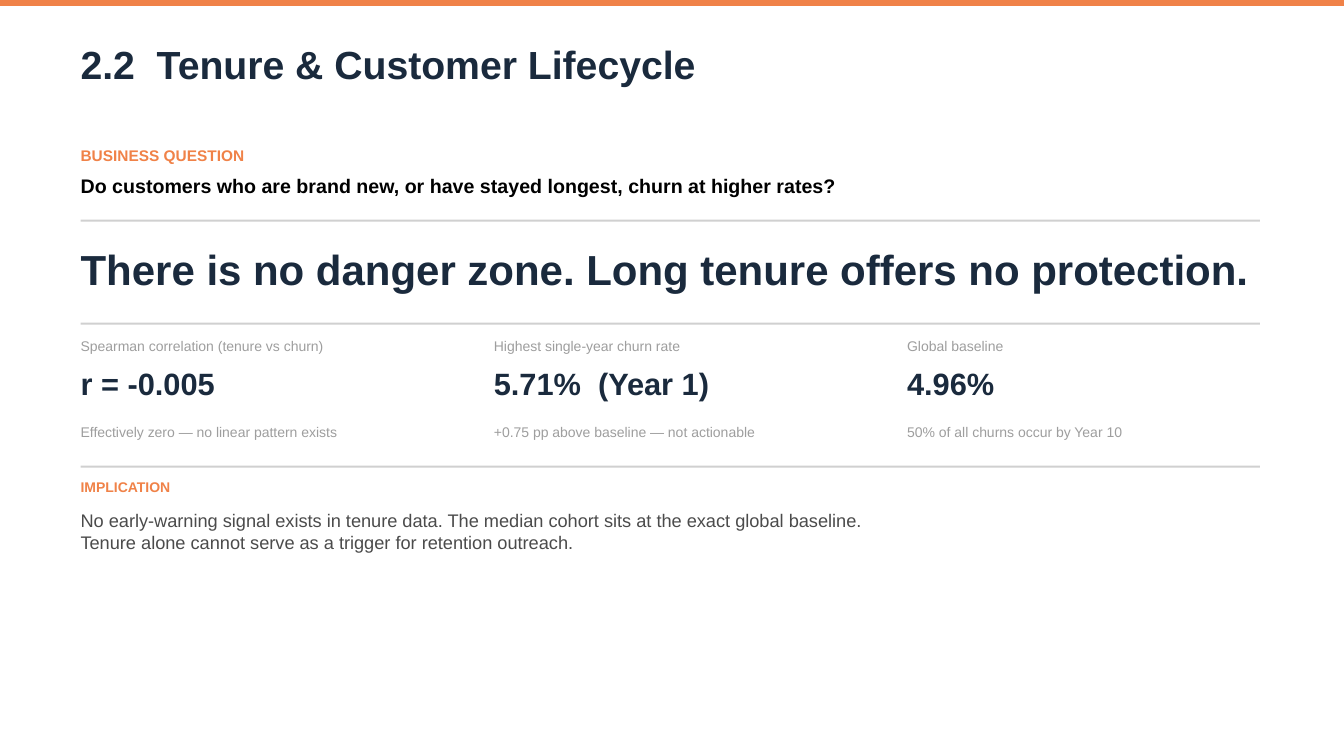
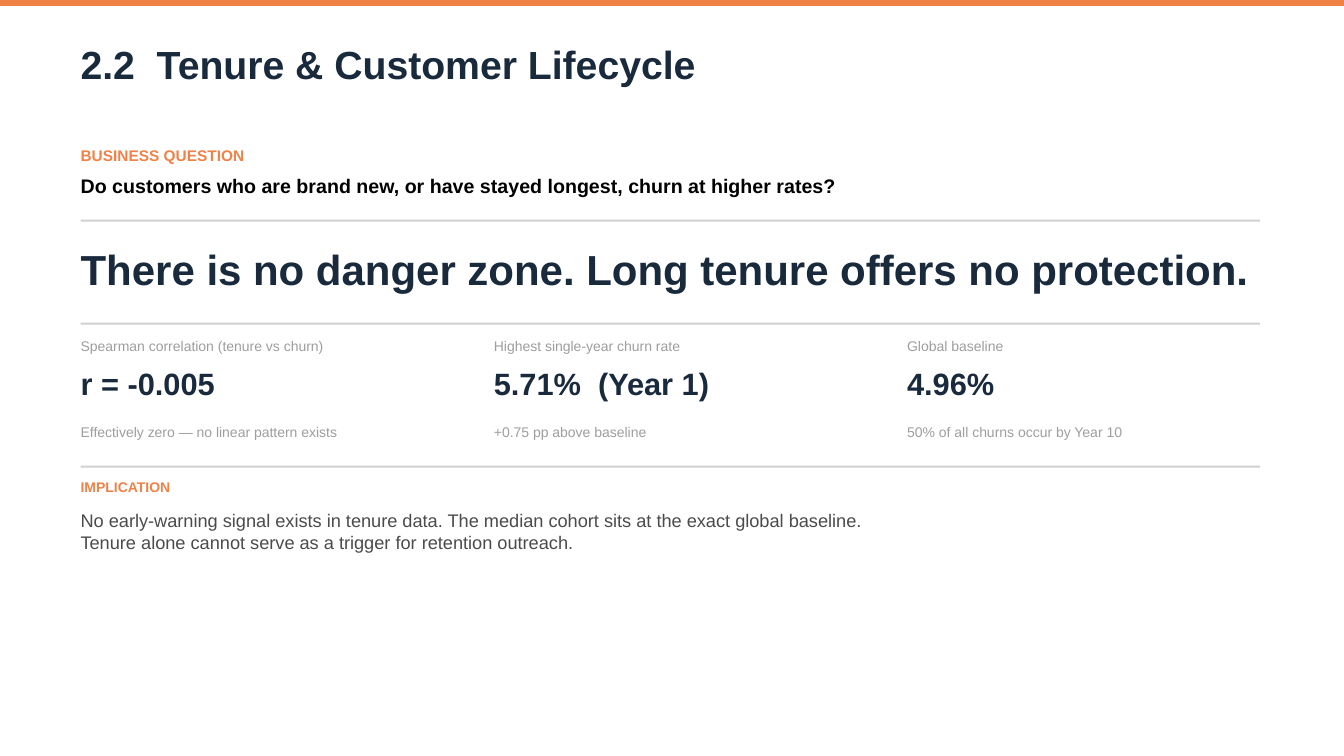
Before and after one commit to mind-wanderer00/ubp-attrition-api, a slide deck: slide 16 of presentation docs/Copino_UBP_Presentation_Final.pptx. Drawn at 1344x756 pixels with LibreOffice and Linux fonts; fonts in the diff are those of the drawing. Boxes give left, top, right and bottom in pixels: in the first picture for what was removed or moved away, otherwise in the second. Text is boxed around its words. In the diff, an @@ line names an element or a change of style, - is before the commit and + after.

```diff
--- a/presentation docs/Copino_UBP_Presentation_Final.pptx
+++ b/presentation docs/Copino_UBP_Presentation_Final.pptx
@@ text at bbox=[494, 427, 646, 440]: text changed @@
-+0.75 pp above baseline — not actionable
++0.75 pp above baseline
```
Also in this commit, not shown: 8 other slides changed, 2 slides added, 3 other files.
